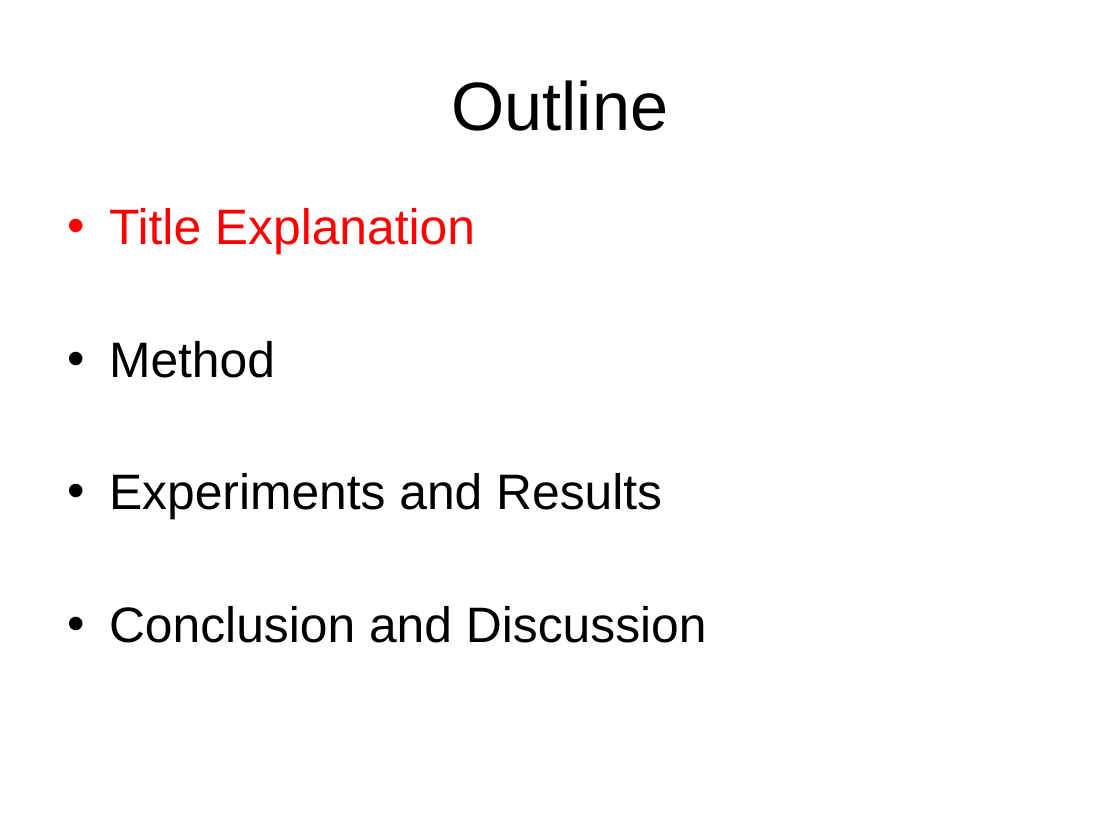
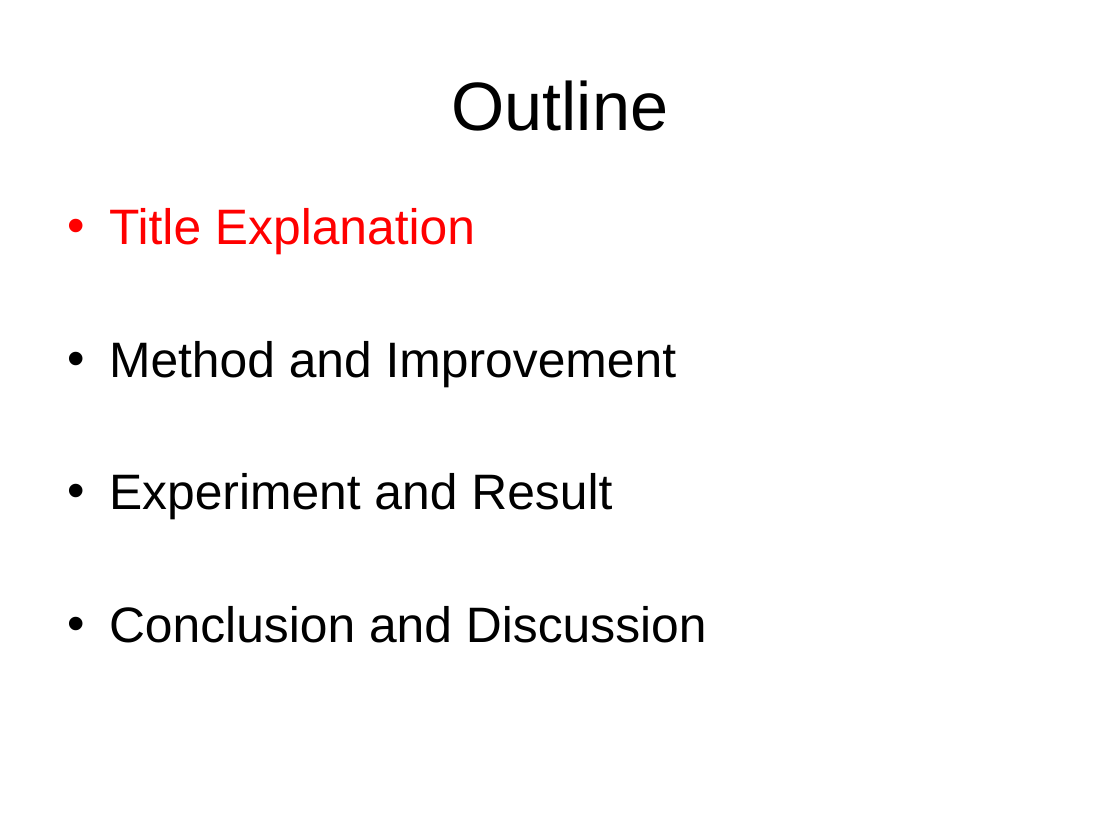
Before and after one commit to chenjiia/Thesis, a slide deck: slide 2 of thesis_presentation/presentation.ppt. Drawn at 1120x840 pixels with LibreOffice and Linux fonts; fonts in the diff are those of the drawing. Boxes give left, top, right and bottom in pixels: in the first picture for what was removed or moved away, otherwise in the second. Text is boxed around its words. In the diff, an @@ line names an element or a change of style, - is before the commit and + after.

```diff
--- a/thesis_presentation/presentation.ppt
+++ b/thesis_presentation/presentation.ppt
@@ text at [109, 341, 676, 520]: text changed @@
-• Method
-• Experiments and Results
+• Method and Improvement
+• Experiment and Result
```
Also in this commit, not shown: 14 slides added.
